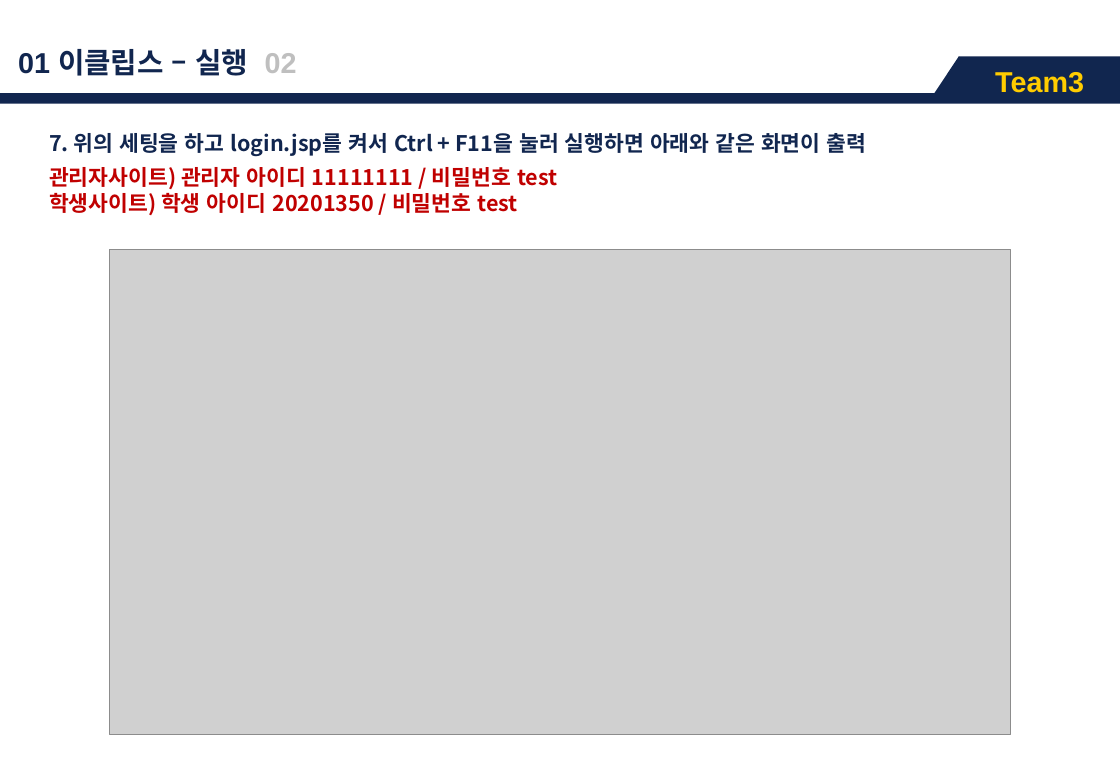
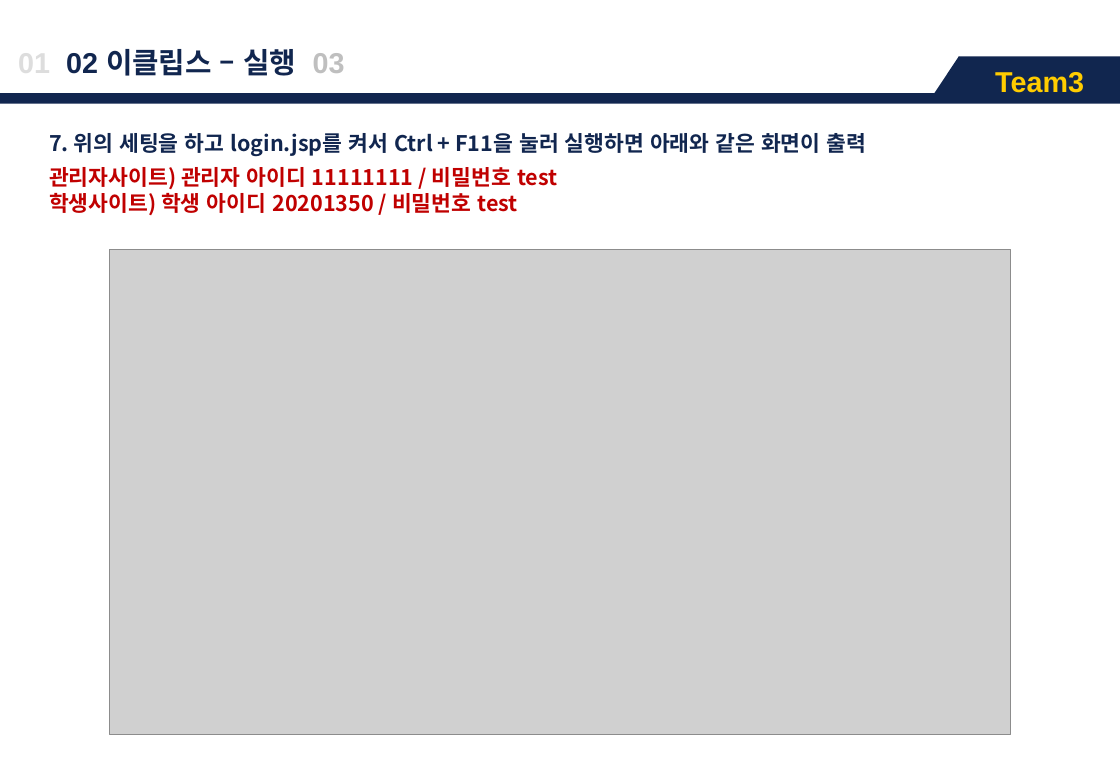
Before and after one commit to ojiyeon/Team3_2, a slide deck: slide 9 of 1_Team3_메뉴얼.pptx (slide 7 before the commit). Drawn at 1120x775 pixels with LibreOffice and Linux fonts; fonts in the diff are those of the drawing; grey boxes stand for pictures. Boxes give left, top, right and bottom in pixels: in the first picture for what was removed or moved away, otherwise in the second. Text is boxed around its words. In the diff, an @@ line names an element or a change of style, - is before the commit and + after.

```diff
--- a/1_Team3_메뉴얼.pptx
+++ b/1_Team3_메뉴얼.pptx
@@ text at (66,49,345,76): text changed @@
-01 이클립스 – 실행 02
+01 02 이클립스 – 실행 03
```
Also in this commit, not shown: 7 other slides changed, 1 slide added.
